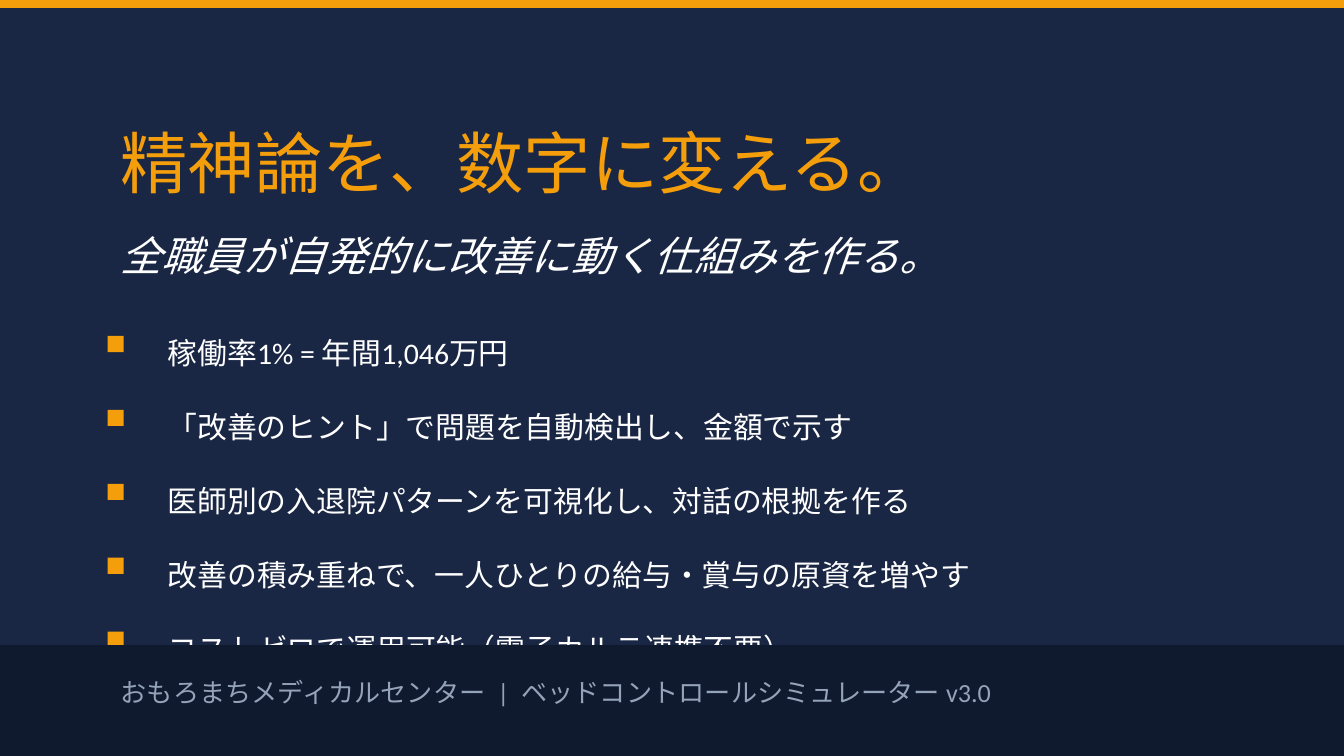
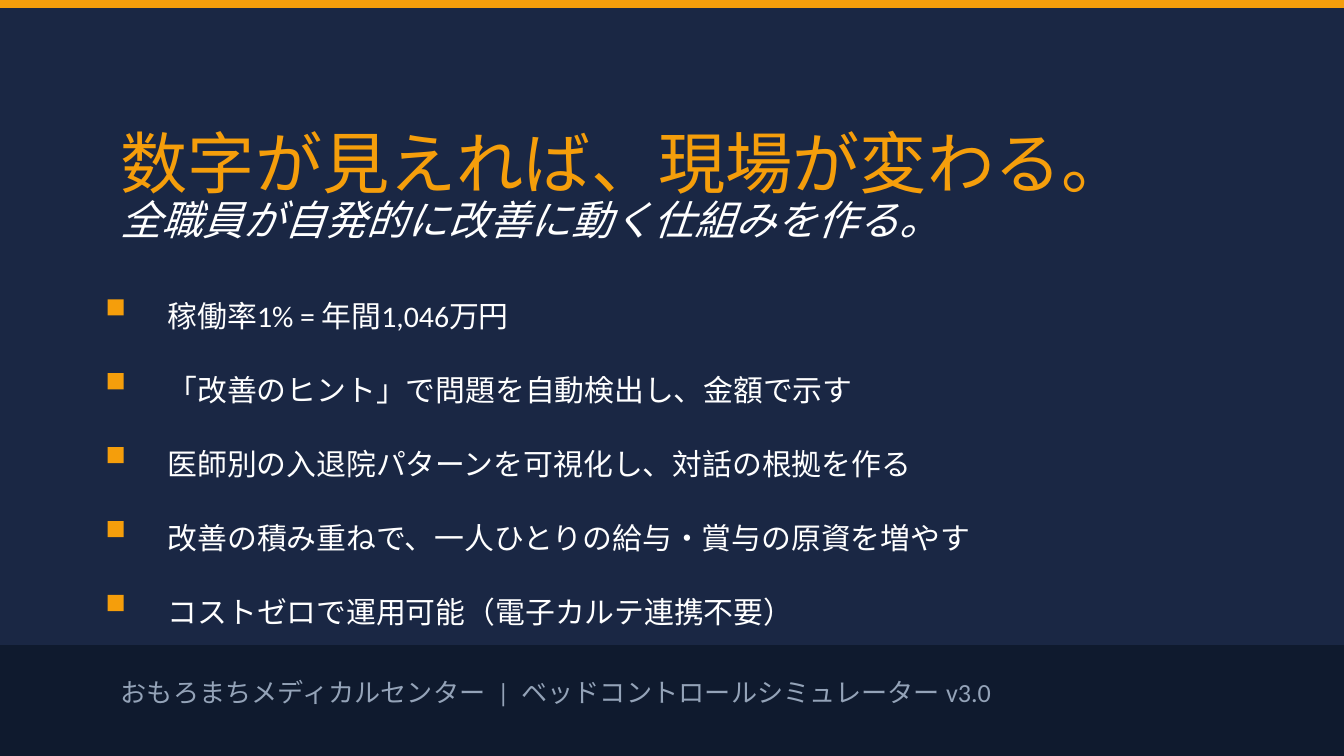
Before and after one commit to torukubota2023/bed-control-simulator, a slide deck: slide 11 of docs/admin/bed_control_evolution_presentation.pptx. Drawn at 1344x756 pixels with LibreOffice and Linux fonts; fonts in the diff are those of the drawing. Boxes give left, top, right and bottom in pixels: in the first picture for what was removed or moved away, otherwise in the second. Text is boxed around its words. In the diff, an @@ line names an element or a change of style, - is before the commit and + after.

```diff
--- a/docs/admin/bed_control_evolution_presentation.pptx
+++ b/docs/admin/bed_control_evolution_presentation.pptx
@@ text at <box>121,131,1129,204</box>: text changed @@
-精神論を、数字に変える。
+数字が見えれば、現場が変わる。
@@ 6 texts, 5 rectangles: place and size @@
-6 texts, 5 rectangles at <box>108,236,970,648</box>
+6 texts, 5 rectangles at <box>108,191,970,626</box>
```
Also in this commit, not shown: 10 other slides changed.
